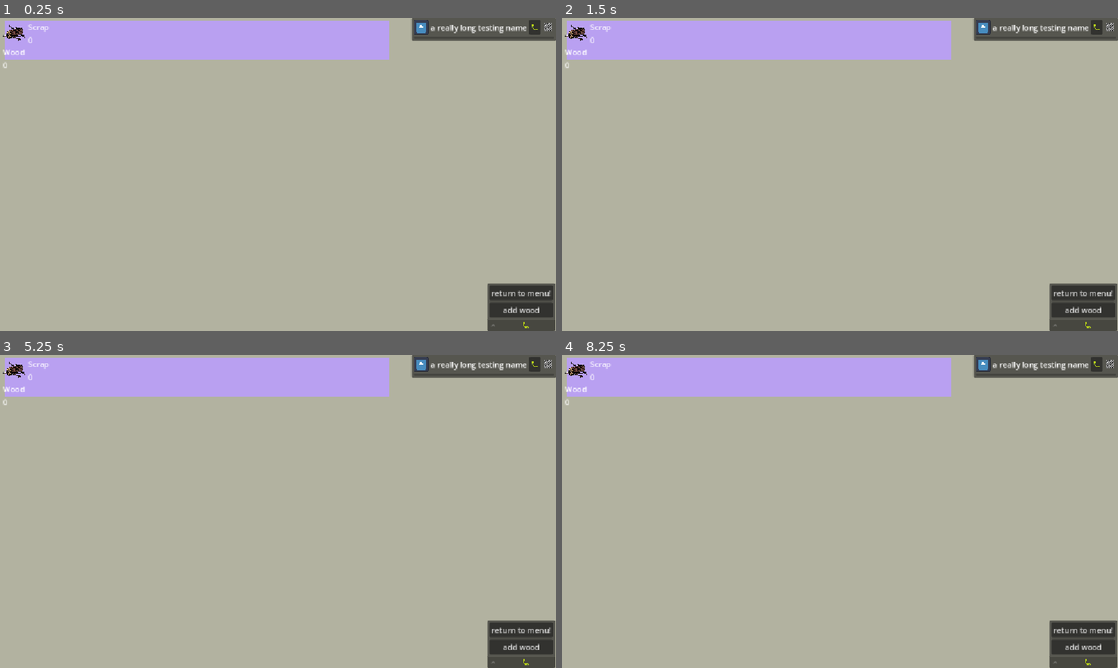
Above: before the commit, frames 1-4 (two rows, left to right).
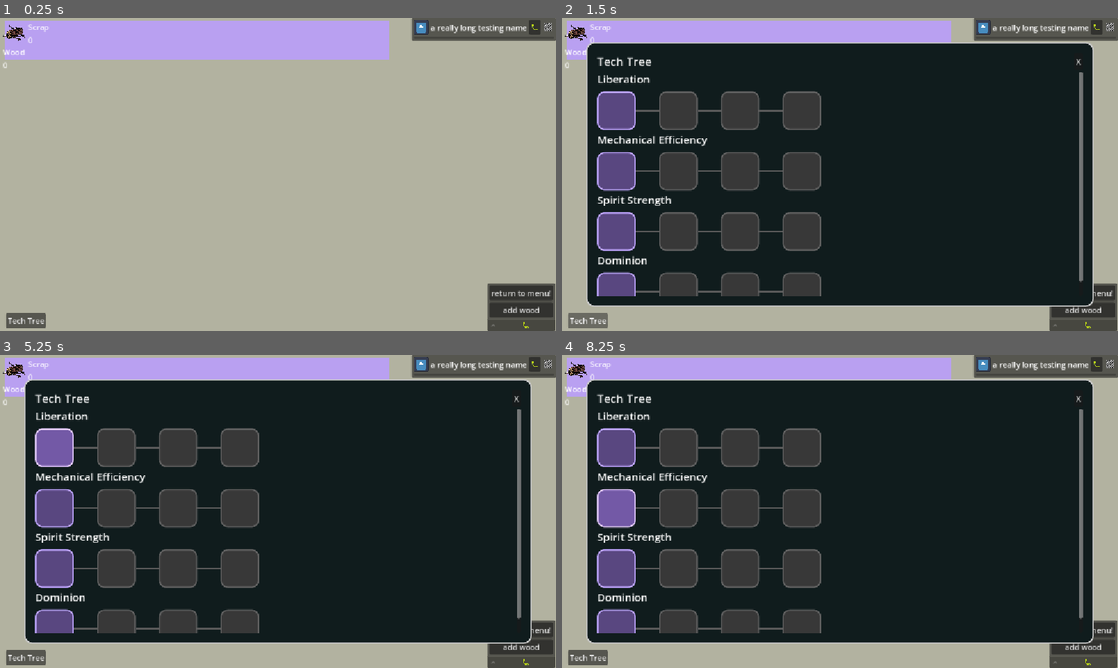
Above: after the commit, the same moments.

Repository: ChrstphrHll/brackeys2026.2
Game: Godot game, scene res://game.tscn
The game is run twice, just before and just after one commit, with the same random seed, the same clock (stepped at 60 frames per second) and the same inputs. The engine's default icon, where the game draws it, is replaced by a stand-in: a white triangle on a blue panel in a dark square.
Inputs (mouse positions are in pixels of both pictures, inside the frame that each line leads up to):
- Up to frame 1 (0.25 s): no input
- Up to frame 2 (1.5 s): click "🐛" at 0.5 s; click (589, 321) at 1.25 s, where only the run after the commit has a clickable "Tech Tree"
- Up to frame 3 (5.25 s): click (517, 398) at 2 s, where only the run after the commit has a clickable "X"; click "add wood" at 2.75 s; click "🐛" at 3.5 s; click (27, 658) at 4.25 s, where only the run after the commit has a clickable "Tech Tree"; click (55, 448) at 5.02 s
- Up to frame 4 (8.25 s): click (678, 448) at 5.77 s; click (739, 448) at 6.52 s; click (801, 448) at 7.27 s; click (617, 508) at 8.02 s

The runs differ from the first frame. In frame 1, 0.3% of the frame differs, in the area x 1-9%, y 94-100%; in frame 2, 77%; in frame 3, 77%, in the area x 1-96%, y 7-100%; in frame 4, 77%.
Error before the commit: Invalid call. Nonexistent function 'start_resource_gathering_task' in base 'PanelContainer (Machine)'. (res://game.gd:29)
Error after the commit: Invalid call. Nonexistent function 'start_resource_gathering_task' in base 'PanelContainer (Machine)'. (res://game.gd:33)

Commit message:
Finish tech tree (For now)

Diff:
--- a/game.gd
+++ b/game.gd
@@ -1,13 +1,17 @@
 extends Node
-
 
 
 const machine_scene = preload("res://machines/machine.tscn")
 @onready var machines = [$UI/Machines/Machine]
 
+@onready var tech_tree_button: Button = $UI/TechTreeButton
+@onready var tech_tree_menu = $UI/TechTreeMenu
+
 # Called when the node enters the scene tree for the first time.
 func _ready():
-	pass # Replace with function body.
+	tech_tree_button.pressed.connect(
+		tech_tree_menu.open_menu
+	)
 
 
 # Called every frame. 'delta' is the elapsed time since the previous frame.
--- a/game.tscn
+++ b/game.tscn
@@ -3,6 +3,7 @@
 [ext_resource type="Script" uid="uid://oj1jk4pb0e8u" path="res://game.gd" id="1_80nbo"]
 [ext_resource type="PackedScene" uid="uid://dnk21g31ndx2p" path="res://machines/machine.tscn" id="2_e2o6t"]
 [ext_resource type="Script" uid="uid://cq07e5l4s8y8b" path="res://resource_display.gd" id="3_feb5d"]
+[ext_resource type="PackedScene" uid="uid://bo17u31186itu" path="res://ui/tech_tree_menu.tscn" id="4_fc0e3"]
 
 [node name="Game" type="Node" unique_id=1275175939]
 script = ExtResource("1_80nbo")
@@ -51,6 +52,18 @@
 offset_bottom = 66.0
 script = ExtResource("3_feb5d")
 
+[node name="TechTreeButton" type="Button" parent="UI" unique_id=2015784784]
+layout_mode = 0
+offset_left = 12.0
+offset_top = 611.0
+offset_right = 95.0
+offset_bottom = 642.0
+text = "Tech Tree"
+
+[node name="TechTreeMenu" parent="UI" unique_id=821310349 instance=ExtResource("4_fc0e3")]
+z_index = 100
+layout_mode = 1
+
 [node name="DebuggingUI" type="Control" parent="." unique_id=2104493506]
 layout_mode = 3
 anchors_preset = 3
--- /dev/null
+++ b/ui/tech_tree_menu.gd
@@ -0,0 +1,249 @@
+extends Control
+
+
+@onready var paths_container: VBoxContainer = \
+	$OuterMargin/Panel/InnerMargin/VBox/Scroll/Paths
+
+@onready var close_button: Button = \
+	$OuterMargin/Panel/InnerMargin/VBox/Header/CloseButton
+
+
+func _ready():
+	close_button.pressed.connect(close_menu)
+	TechTree.node_unlocked.connect(_on_node_unlocked)
+
+	_rebuild_tree()
+
+
+func open_menu():
+	_rebuild_tree()
+	show()
+
+
+func close_menu():
+	hide()
+
+
+func _on_node_unlocked(_path_name: String, _node_id: String):
+	_rebuild_tree()
+
+
+func _rebuild_tree():
+	for child in paths_container.get_children():
+		child.queue_free()
+
+	for path_name in TechTree.get_path_names():
+		_create_path(path_name)
+
+
+func _create_path(path_name: String):
+	var path_container = VBoxContainer.new()
+	path_container.add_theme_constant_override("separation", 10)
+	paths_container.add_child(path_container)
+
+	# Path title
+	var path_label = Label.new()
+	path_label.text = path_name
+	path_label.add_theme_font_size_override("font_size", 22)
+	path_container.add_child(path_label)
+
+	# Horizontal row of tech nodes.
+	var node_row = HBoxContainer.new()
+	node_row.add_theme_constant_override("separation", 0)
+	path_container.add_child(node_row)
+
+	var nodes = TechTree.get_nodes(path_name)
+
+	for node_index in range(nodes.size()):
+		# Put a connecting line before every node except the first.
+		if node_index > 0:
+			var connector = _create_connector(
+				TechTree.is_unlocked(path_name, node_index - 1)
+			)
+
+			node_row.add_child(connector)
+
+		var node_button = _create_node_button(
+			path_name,
+			node_index,
+			nodes[node_index]
+		)
+
+		node_row.add_child(node_button)
+
+
+func _create_connector(active: bool) -> Control:
+	var holder = CenterContainer.new()
+	holder.custom_minimum_size = Vector2(48, 80)
+
+	var line = ColorRect.new()
+	line.custom_minimum_size = Vector2(48, 4)
+
+	if active:
+		line.color = Color(0.75, 0.65, 1.0)
+	else:
+		line.color = Color(0.35, 0.35, 0.35)
+
+	holder.add_child(line)
+
+	return holder
+
+
+func _create_node_button(
+	path_name: String,
+	node_index: int,
+	node_data: Dictionary
+) -> Button:
+	var button = Button.new()
+
+	button.custom_minimum_size = Vector2(80, 80)
+	button.focus_mode = Control.FOCUS_NONE
+
+	button.tooltip_text = _build_tooltip(
+		path_name,
+		node_index,
+		node_data
+	)
+
+	button.pressed.connect(
+		_on_node_pressed.bind(path_name, node_index)
+	)
+
+	_apply_node_style(
+		button,
+		path_name,
+		node_index
+	)
+
+	return button
+
+
+func _on_node_pressed(path_name: String, node_index: int):
+	if TechTree.unlock_node(path_name, node_index):
+		_rebuild_tree()
+
+
+func _apply_node_style(
+	button: Button,
+	path_name: String,
+	node_index: int
+):
+	var unlocked = TechTree.is_unlocked(path_name, node_index)
+	var available = TechTree.is_available(path_name, node_index)
+
+	var normal_style: StyleBoxFlat
+	var hover_style: StyleBoxFlat
+
+	if unlocked:
+		# Purchased
+		normal_style = _make_node_style(
+			Color(0.30, 0.55, 0.35),
+			Color(0.55, 0.9, 0.6)
+		)
+
+		hover_style = _make_node_style(
+			Color(0.35, 0.65, 0.40),
+			Color(0.65, 1.0, 0.7)
+		)
+
+	elif available:
+		# Can potentially be purchased
+		normal_style = _make_node_style(
+			Color(0.35, 0.28, 0.50),
+			Color(0.75, 0.65, 1.0)
+		)
+
+		hover_style = _make_node_style(
+			Color(0.45, 0.35, 0.65),
+			Color(0.9, 0.8, 1.0)
+		)
+
+	else:
+		# Previous node has not been unlocked
+		normal_style = _make_node_style(
+			Color(0.22, 0.22, 0.22),
+			Color(0.38, 0.38, 0.38)
+		)
+
+		hover_style = _make_node_style(
+			Color(0.25, 0.25, 0.25),
+			Color(0.45, 0.45, 0.45)
+		)
+
+	button.add_theme_stylebox_override(
+		"normal",
+		normal_style
+	)
+
+	button.add_theme_stylebox_override(
+		"hover",
+		hover_style
+	)
+
+	button.add_theme_stylebox_override(
+		"pressed",
+		hover_style
+	)
+
+	button.add_theme_stylebox_override(
+		"focus",
+		normal_style
+	)
+
+
+func _make_node_style(
+	background_color: Color,
+	border_color: Color
+) -> StyleBoxFlat:
+	var style = StyleBoxFlat.new()
+
+	style.bg_color = background_color
+	style.border_color = border_color
+
+	style.set_border_width_all(3)
+	style.set_corner_radius_all(14)
+
+	return style
+
+
+func _build_tooltip(
+	path_name: String,
+	node_index: int,
+	node_data: Dictionary
+) -> String:
+	var cost_text = _format_cost(node_data["cost"])
+
+	var state_text: String
+
+	if TechTree.is_unlocked(path_name, node_index):
+		state_text = "Unlocked"
+
+	elif not TechTree.is_available(path_name, node_index):
+		state_text = "Locked - unlock the previous node first"
+
+	elif Resources.can_afford(node_data["cost"]):
+		state_text = "Click to unlock"
+
+	else:
+		state_text = "Not enough resources"
+
+	return "%s\n%s\n\nCost: %s\n%s" % [
+		node_data["name"],
+		node_data["description"],
+		cost_text,
+		state_text
+	]
+
+
+func _format_cost(costs: Dictionary) -> String:
+	var pieces: PackedStringArray = []
+
+	for resource_name in costs:
+		pieces.append(
+			"%d %s" % [
+				costs[resource_name],
+				str(resource_name).capitalize()
+			]
+		)
+
+	return ", ".join(pieces)
--- /dev/null
+++ b/ui/tech_tree_menu.tscn
@@ -0,0 +1,82 @@
+[gd_scene format=3 uid="uid://bo17u31186itu"]
+
+[ext_resource type="Script" uid="uid://cv60d48lnnfum" path="res://ui/tech_tree_menu.gd" id="1_2ywdy"]
+
+[sub_resource type="StyleBoxFlat" id="StyleBoxFlat_2ywdy"]
+bg_color = Color(0.06524374, 0.109280296, 0.11253122, 1)
+border_width_left = 3
+border_width_top = 3
+border_width_right = 3
+border_width_bottom = 3
+corner_radius_top_left = 16
+corner_radius_top_right = 16
+corner_radius_bottom_right = 16
+corner_radius_bottom_left = 16
+
+[node name="TechTreeMenu" type="Control" unique_id=821310349]
+visible = false
+layout_mode = 3
+anchors_preset = 15
+anchor_right = 1.0
+anchor_bottom = 1.0
+grow_horizontal = 2
+grow_vertical = 2
+script = ExtResource("1_2ywdy")
+
+[node name="Dimmer" type="ColorRect" parent="." unique_id=641844097]
+layout_mode = 1
+anchors_preset = 15
+anchor_right = 1.0
+anchor_bottom = 1.0
+grow_horizontal = 2
+grow_vertical = 2
+color = Color(0, 0, 0, 0)
+
+[node name="OuterMargin" type="MarginContainer" parent="." unique_id=1612974281]
+layout_mode = 1
+anchors_preset = 15
+anchor_right = 1.0
+anchor_bottom = 1.0
+grow_horizontal = 2
+grow_vertical = 2
+theme_override_constants/margin_left = 50
+theme_override_constants/margin_top = 50
+theme_override_constants/margin_right = 50
+theme_override_constants/margin_bottom = 50
+
+[node name="Panel" type="PanelContainer" parent="OuterMargin" unique_id=379402577]
+layout_mode = 2
+theme_override_styles/panel = SubResource("StyleBoxFlat_2ywdy")
+
+[node name="InnerMargin" type="MarginContainer" parent="OuterMargin/Panel" unique_id=412311201]
+layout_mode = 2
+theme_override_constants/margin_left = 20
+theme_override_constants/margin_top = 20
+theme_override_constants/margin_right = 20
+theme_override_constants/margin_bottom = 20
+
+[node name="VBox" type="VBoxContainer" parent="OuterMargin/Panel/InnerMargin" unique_id=575974802]
+layout_mode = 2
+
+[node name="Header" type="HBoxContainer" parent="OuterMargin/Panel/InnerMargin/VBox" unique_id=956638539]
+layout_mode = 2
+
+[node name="Title" type="Label" parent="OuterMargin/Panel/InnerMargin/VBox/Header" unique_id=1894823549]
+layout_mode = 2
+theme_override_font_sizes/font_size = 24
+text = "Tech Tree"
+
+[node name="Spacer" type="Control" parent="OuterMargin/Panel/InnerMargin/VBox/Header" unique_id=1232863280]
+layout_mode = 2
+size_flags_horizontal = 3
+
+[node name="CloseButton" type="Button" parent="OuterMargin/Panel/InnerMargin/VBox/Header" unique_id=475539355]
+layout_mode = 2
+text = "X"
+
+[node name="Scroll" type="ScrollContainer" parent="OuterMargin/Panel/InnerMargin/VBox" unique_id=2030219457]
+layout_mode = 2
+size_flags_vertical = 3
+
+[node name="Paths" type="VBoxContainer" parent="OuterMargin/Panel/InnerMargin/VBox/Scroll" unique_id=1702131174]
+layout_mode = 2
Not shown, added: ui/tech_tree_menu.gd.uid
